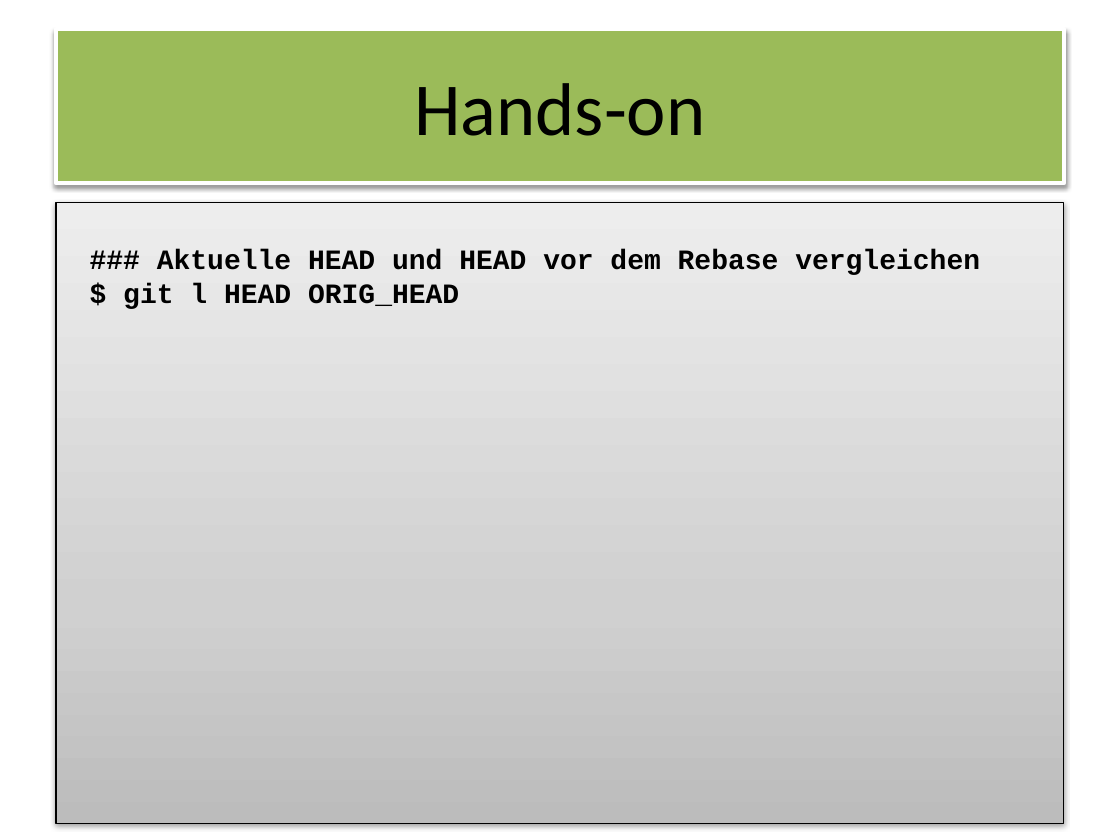
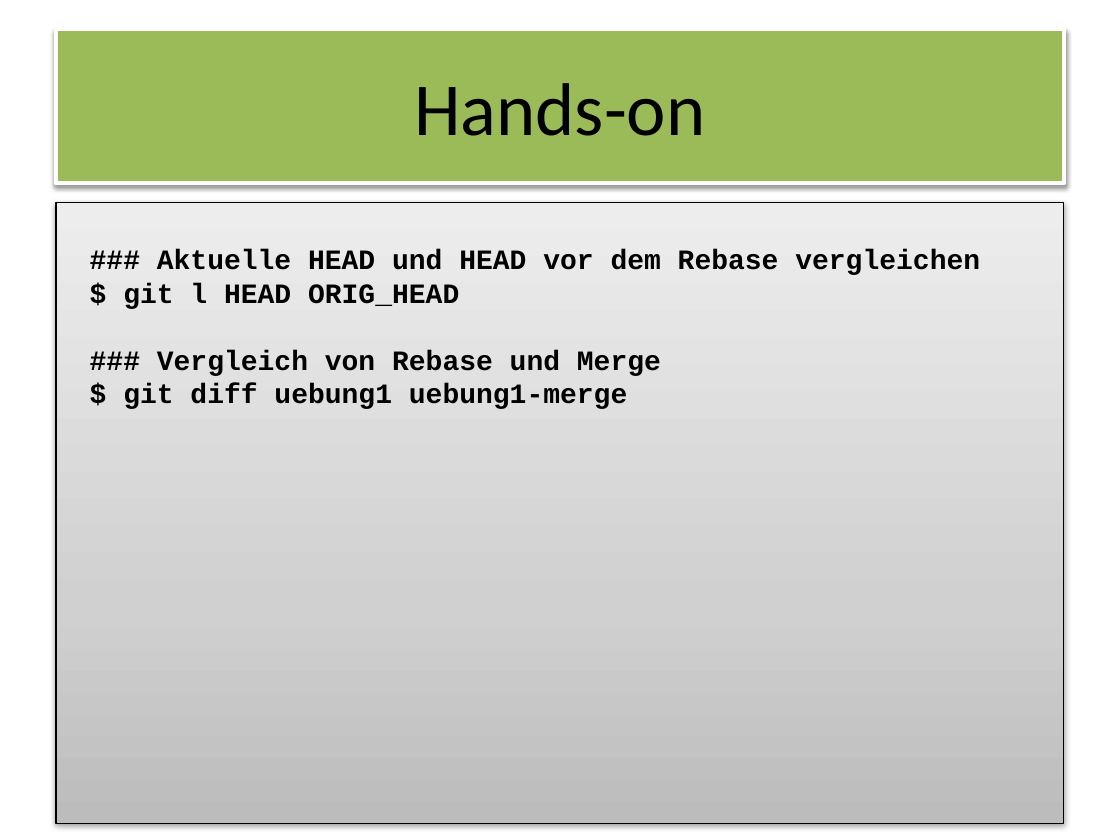
Before and after one commit to owidder/git-wks, a slide deck: slide 47 of git-wks.pptx. Drawn at 1120x840 pixels with LibreOffice and Linux fonts; fonts in the diff are those of the drawing. Boxes give left, top, right and bottom in pixels: in the first picture for what was removed or moved away, otherwise in the second. Text is boxed around its words. In the diff, an @@ line names an element or a change of style, - is before the commit and + after.

```diff
--- a/git-wks.pptx
+++ b/git-wks.pptx
@@ text at bbox=[123, 350, 661, 409]: paragraphs added @@
+### Vergleich von Rebase und Merge
+$ git diff uebung1 uebung1-merge
```
Also in this commit, not shown: 2 other slides changed.
